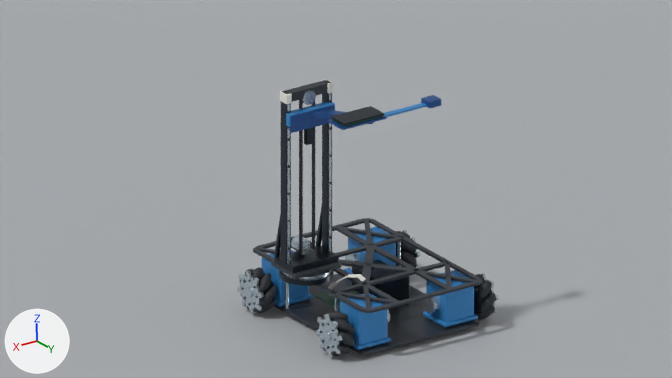
An edit to the Blender file research/car_sim/output/vehicle.blend, drawn before and after from the same camera.
Camera for both pictures: the file's camera 'Vehicle overview'. Arrows for +X, +Y and +Z are at lower left; the lights stay in place. The picture after the commit comes second.

Objects in the first picture: 'Blue motor housing.001', 'Blue motor housing.002', 'Blue motor housing.003', 'Camera boom', 'Camera housing', 'Carrier front face', 'Central upper girder', 'Guide tower rail', 'Guide tower rail.001', 'K230 board support', 'K230 display proxy', 'K230 electronics proxy', 'Lower carbon tray', 'Mast pedestal', 'Offset carriage crosshead', 'Studio ground', 'Underslung electronics block' and 66 more.
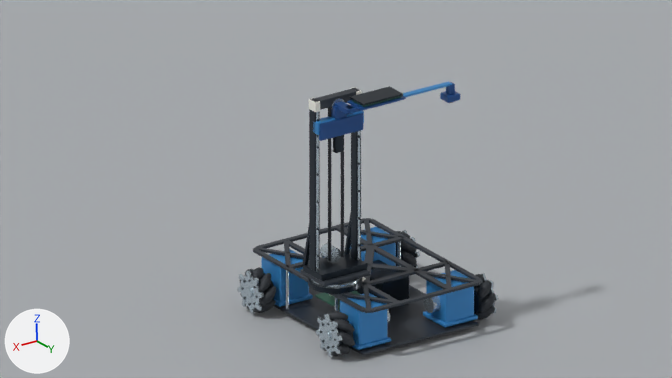
ob_azimuth___turntable is not drawn itself; it is the parent of ob_base_ring, ob_turntable_rim, ob_turntable_plate, ob_mast_pedestal, ob_guide_tower_rail, ob_steel_guide_track, ob_top_bearing_block, ob_mast_diagonal_support.

Changed parts and their boxes [x1, y1, x2, y2] in the pictures (672 x 378 px):
'Guide tower rail', moved: before [281, 91, 291, 263]; after [309, 98, 320, 271]
'Guide tower rail.001', moved: before [322, 81, 332, 252]; after [351, 88, 361, 260]
'Mast pedestal', moved: before [274, 246, 339, 273]; after [303, 253, 368, 281]
'Carrier front face', moved: before [290, 105, 335, 133]; after [319, 113, 363, 141]
'K230 display proxy', moved: before [331, 106, 384, 125]; after [350, 86, 403, 106]
'Lift belt', moved: before [299, 99, 303, 253]; after [328, 107, 331, 261]
'Steel guide track', moved: before [287, 104, 290, 263]; after [316, 112, 319, 271]
'Turntable plate', moved: before [271, 261, 342, 279]; after [300, 269, 370, 287]
'Top bridge', moved: before [285, 81, 327, 102]; after [314, 89, 356, 110]
'Lift belt.001', moved: before [312, 101, 315, 250]; after [341, 135, 344, 258]
'Base ring', moved: before [279, 269, 334, 286]; after [308, 278, 362, 294]
'Steel guide track.001', moved: before [329, 93, 331, 252]; after [358, 131, 360, 260]
'Belt motor', moved: before [291, 235, 312, 255]; after [320, 243, 341, 263]
'Sliding bridge', moved: before [285, 102, 335, 127]; after [313, 111, 364, 135]
'Camera boom', moved: before [384, 103, 427, 117]; after [403, 81, 452, 97]
'K230 board support', moved: before [328, 115, 387, 130]; after [347, 96, 406, 110]
'Camera housing', moved: before [421, 95, 441, 108]; after [440, 91, 460, 103]
'Lift overlap proxy', moved: before [304, 127, 314, 145]; after [333, 135, 343, 153]
'Turntable rim', moved: before [281, 270, 332, 280]; after [310, 278, 360, 288]
'Mast diagonal support', moved: before [274, 213, 281, 257]; after [303, 226, 309, 265]
'Mast diagonal support.001', moved: before [316, 206, 322, 247]; after [344, 213, 351, 254]
'Top bearing block', moved: before [280, 90, 292, 104]; after [309, 98, 320, 112]
'Offset carriage crosshead', deleted (mostly hidden): before [313, 109, 374, 124]
'Upper belt pulley', moved: before [302, 90, 316, 105]; after [331, 98, 344, 110]
'K230 electronics proxy', moved: before [332, 116, 383, 127]; after [351, 96, 402, 107]
'Carriage endplate', added: after [331, 106, 347, 120]
'Right angle crosshead', added: after [334, 101, 353, 114]
'Top bearing block.001', moved: before [321, 79, 333, 93]; after [350, 87, 362, 95]
'Camera holder | vertical', added: after [446, 82, 455, 95]
'Carrier extension', added: after [345, 101, 397, 114]

What the commit changed:
Mesh me_camera_holder___vertical is new.
It is a box spanning x -0.005..0.005, y -0.0045..0.0045, z -0.0125..0.0125.
It uses material mat_vehicle___dark_blue_camera_carrier (blue #1d4c8b).
Mesh me_carrier_extension is new.
It is a box spanning x -0.007..0.007, y -0.041..0.041, z -0.0035..0.0035.
It uses material mat_vehicle___dark_blue_camera_carrier (blue #1d4c8b).
Mesh me_right_angle_crosshead is new.
It is a box spanning x -0.0185..0.0185, y -0.007..0.007, z -0.0035..0.0035.
It uses material mat_vehicle___dark_blue_camera_carrier (blue #1d4c8b).
Mesh me_carriage_endplate is new.
It is a box spanning x -0.007..0.007, y -0.01..0.01, z -0.014..0.014.
It uses material mat_vehicle___dark_blue_camera_carrier (blue #1d4c8b).
Object 'AZIMUTH | turntable' (ob_azimuth___turntable) moves from (0.096, -0.015, 0.079) to (0.0791, 0.033, 0.079).
Object 'Offset carriage crosshead' (ob_offset_carriage_crosshead) is deleted.
Object 'Camera boom' (ob_camera_boom) moves from (0.0825, 0.11, 0.006) to (0.033, 0.127, 0.028).
Object 'K230 board support' (ob_k230_board_support) moves from (0.0825, 0.032, 0.01) to (0.033, 0.0489, 0.032).
Object 'K230 electronics proxy' (ob_k230_electronics_proxy) moves from (0.0825, 0.032, 0.013) to (0.033, 0.0489, 0.035).
Object 'K230 display proxy' (ob_k230_display_proxy) moves from (0.0825, 0.032, 0.016) to (0.033, 0.0489, 0.038).
Object 'Camera housing' (ob_camera_housing) moves from (0.0825, 0.16, 0.008) to (0.033, 0.177, 0.008).
Object 'Camera holder | vertical' (ob_camera_holder___vertical) is new; it shows me_camera_holder___vertical.
Its parent is ob_lift___camera_carriage.
Its location is (0.033, 0.177, 0.0155).
It gains a BEVEL modifier named 'Machined edges'.
Modifier setting: width = 0.00045.
Modifier setting: width_pct = 0.00045.
Modifier setting: segments = 2.
Modifier setting: harden_normals = True.
It gains a WEIGHTED_NORMAL modifier named 'Face normals'.
Object 'Carrier extension' (ob_carrier_extension) is new; it shows me_carrier_extension.
Its parent is ob_lift___camera_carriage.
Its location is (0.033, 0.0385, 0.028).
It gains a BEVEL modifier named 'Machined edges'.
Modifier setting: width = 0.00045.
Modifier setting: width_pct = 0.00045.
Modifier setting: segments = 2.
Modifier setting: harden_normals = True.
It gains a WEIGHTED_NORMAL modifier named 'Face normals'.
Object 'Right angle crosshead' (ob_right_angle_crosshead) is new; it shows me_right_angle_crosshead.
Its parent is ob_lift___camera_carriage.
Its location is (0.0205, 0.0, 0.028).
It gains a BEVEL modifier named 'Machined edges'.
Modifier setting: width = 0.00045.
Modifier setting: width_pct = 0.00045.
Modifier setting: segments = 2.
Modifier setting: harden_normals = True.
It gains a WEIGHTED_NORMAL modifier named 'Face normals'.
Object 'Carriage endplate' (ob_carriage_endplate) is new; it shows me_carriage_endplate.
Its parent is ob_lift___camera_carriage.
Its location is (0.008, 0.0, 0.014).
It gains a BEVEL modifier named 'Machined edges'.
Modifier setting: width = 0.00045.
Modifier setting: width_pct = 0.00045.
Modifier setting: segments = 2.
Modifier setting: harden_normals = True.
It gains a WEIGHTED_NORMAL modifier named 'Face normals'.
